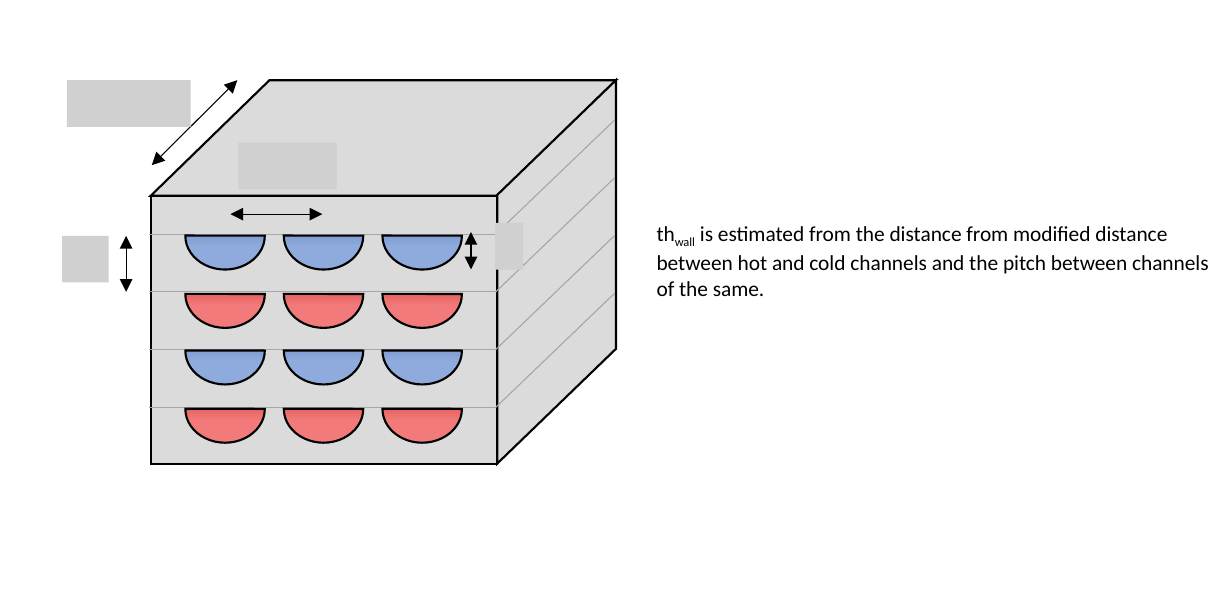
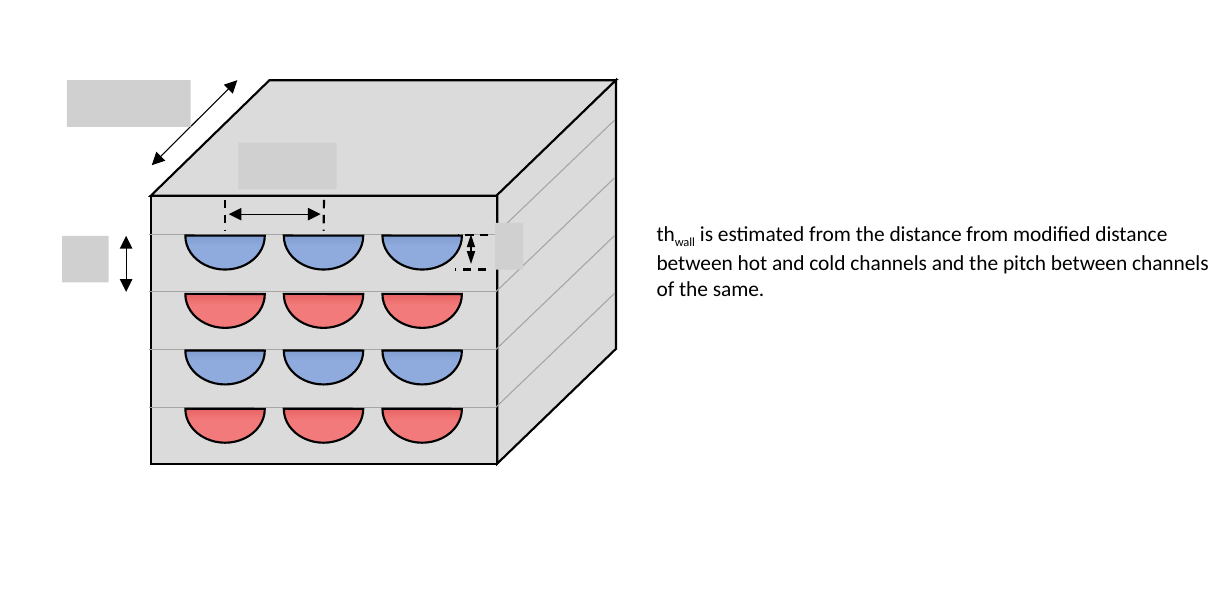
Before and after one commit to ORNL-Modelica/TRANSFORM-Library, a slide deck: slide 9 of TRANSFORM/Resources/Images/Information.pptm. Drawn at 1232x616 pixels with LibreOffice and Linux fonts; fonts in the diff are those of the drawing; grey boxes stand for pictures. Boxes give left, top, right and bottom in pixels: in the first picture for what was removed or moved away, otherwise in the second. Text is boxed around its words. In the diff, an @@ line names an element or a change of style, - is before the commit and + after.

```diff
--- a/TRANSFORM/Resources/Images/Information.pptm
+++ b/TRANSFORM/Resources/Images/Information.pptm
@@ line added from (225, 200) to (225, 231), #000000 1 pt dashed @@
@@ line added from (323, 200) to (323, 231), #000000 1 pt dashed @@
@@ line added from (488, 236) to (457, 236), #000000 1 pt dashed @@
@@ double arrow moved from (471, 270) - (471, 233) to (471, 263) - (471, 234) @@
@@ line added from (487, 270) to (456, 270), #000000 1 pt dashed @@
```
Also in this commit, not shown: 1 other file.
